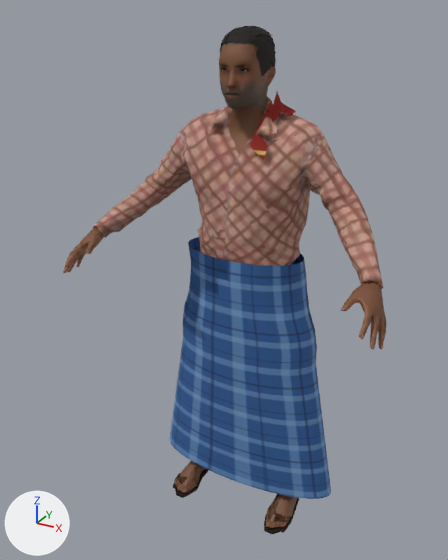
Two versions of the glTF model godot-chennai/assets/people/tea_vendor.glb, one commit apart.
Before and after are seen from a 50 mm camera at (0.901, -1.837, 1.811) aimed at (-0.046, -0.115, 0.95). Arrows for +X, +Y and +Z are at lower left; the lights stay in place. The first picture is the older version. Vertices at exactly the same position are counted once.

Objects in the first picture: 'Body', 'Body_LOD1'.
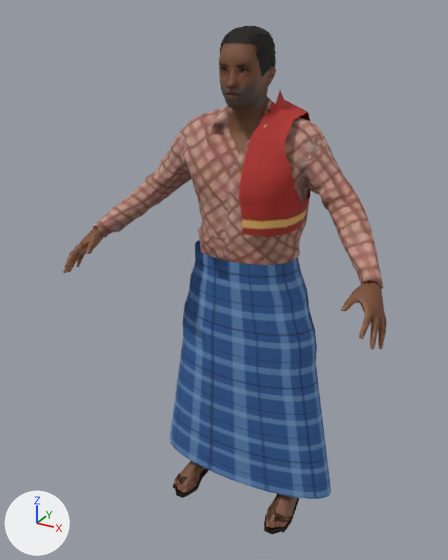
Boxes [x1, y1, x2, y2] around the edits, measured in the pictures (448 x 560 px; the box of a moved part takes in the faces that stretch with it):
part 1 of me_body, built on: before [142, 42, 306, 303]; after [142, 42, 311, 303]
part 2 of me_body, surface changed: before [253, 92, 282, 135]; after [262, 91, 284, 120]
part 3 of me_body_lod1, added (red): after [239, 90, 310, 237]
part 4 of me_body_lod1, moved or reshaped: before [63, 27, 386, 525]; after [63, 27, 385, 515]

What changed in the scene script:
```text
Change me_body:
    used by ob_body; location = (0.0, 0.0, 0.0)
    remove me_body.from_pydata(...)  # 4787 vertices, 8330 faces; spans x -0.57..0.57, y -0.38..0.13, z 0.0..1.76
    add me_body.from_pydata(...)  # 4931 vertices, 8553 faces; spans x -0.57..0.57, y -0.38..0.13, z 0.0..1.76
    me_body part 1
    8 vertices are removed from x 0.0..0.15, y -0.17..0.06, z 1.05..1.53
    64 faces are deleted
    12 vertices in x -0.15..0.09, y -0.16..0.1, z 0.98..1.55 move by (0.01, 0.0, 0.0)
    9 vertices in x 0.12..0.21, y -0.15..0.05, z 0.98..1.05 move by (-0.02, 0.0, 0.0)
    9 vertices in x -0.21..-0.12, y -0.15..0.05, z 0.98..1.05 move by (0.02, 0.0, 0.0)
    7 vertices in x 0.08..0.15, y -0.16..0.1, z 0.98..1.05 move by (-0.01, 0.0, 0.0)
    3 vertices in x 0.2..0.22, y -0.1..-0.03, z 0.98..1.05 move by (-0.03, 0.0, 0.0)
    3 vertices in x 0.2..0.21, y -0.08..-0.01, z 1.05 move by (-0.03, 0.01, 0.0)
    34 vertices move from x -0.37..0.18, y -0.14..0.06, z 0.98..1.63 to x -0.37..0.16, y -0.14..0.07, z 0.98..1.63
    147 vertices are added at x -0.42..0.42, y -0.19..0.13, z 0.94..1.54
    5 new vertices lie (0.04, 0.0, -0.01) away from vertices in x -0.08..0.12, y -0.19..0.05, z 1.29..1.54
    114 new faces join them, mat_skin (picture img_tea_vendor_skin)
    173 new faces join them, mat_outfit
    me_body part 2: 16 kept faces spanning x 0.05..0.12, y -0.12..0.01, z 1.46..1.58 get new texture (UV) coordinates
Change me_body_lod1:
    used by ob_body_lod1; location = (0.0, 0.0, 0.0)
    remove me_body_lod1.from_pydata(...)  # 2143 vertices, 3387 faces; spans x -0.57..0.57, y -0.38..0.13, z 0.0..1.76
    add me_body_lod1.from_pydata(...)  # 2168 vertices, 3388 faces; spans x -0.56..0.57, y -0.38..0.13, z 0.0..1.76
    me_body_lod1 part 3: a new loose piece of 60 vertices spanning x 0.04..0.2, y -0.19..0.13, z 1.15..1.58, in mat_outfit
    me_body_lod1 part 4: 87 vertices moved from x -0.55..0.51, y -0.36..0.1, z 0.97..1.74 to x -0.55..0.5, y -0.36..0.1, z 0.97..1.74; 214 vertices removed from x -0.57..0.56, y -0.38..0.07, z 0.01..1.75; 179 vertices added at x -0.55..0.52, y -0.38..0.1, z 0.01..1.75
```
